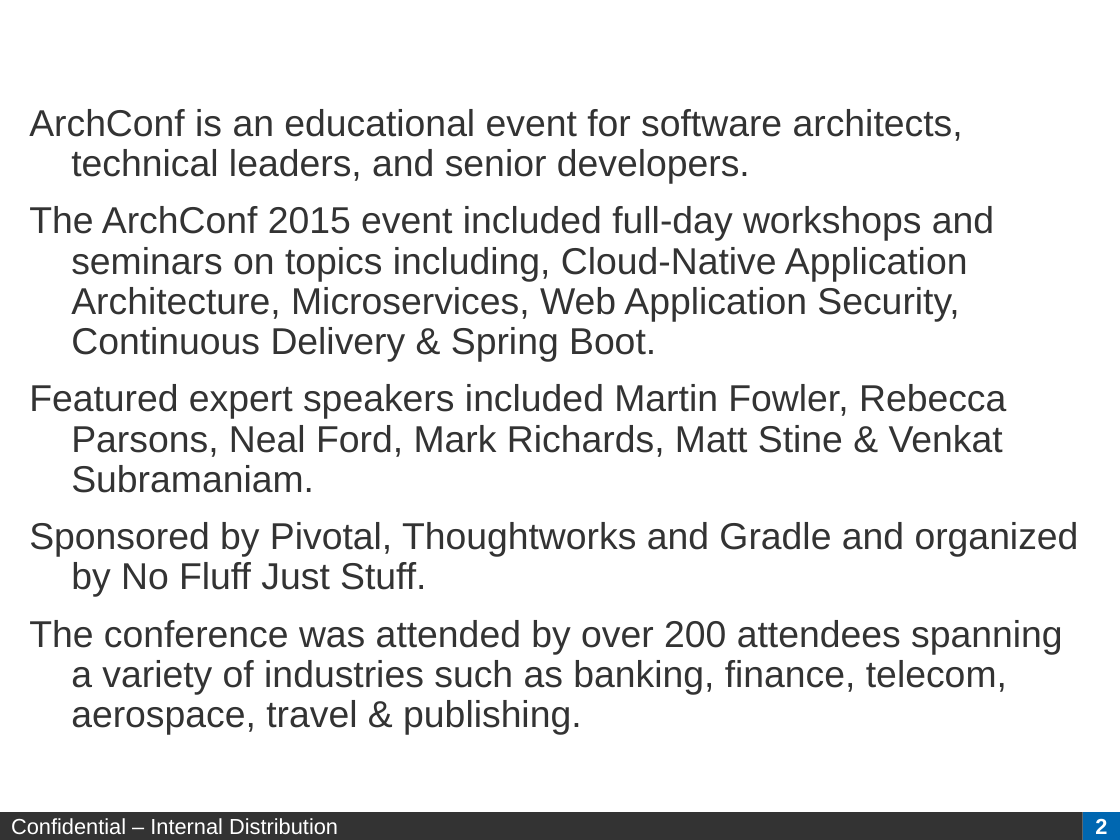
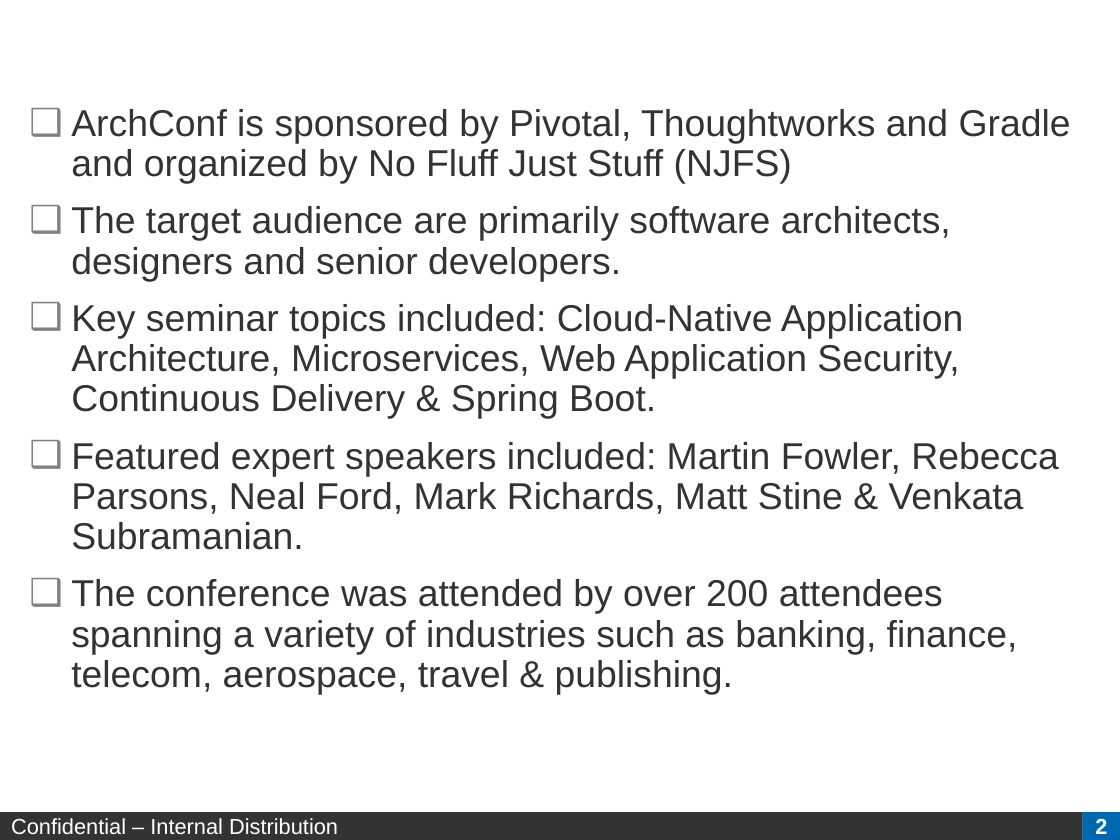
Before and after one commit to arpithparikh/ArchConf2015Collaboration, a slide deck: slide 2 of ArchConf2015-takeaways-v3.pptx. Drawn at 1120x840 pixels with LibreOffice and Linux fonts; fonts in the diff are those of the drawing; background and template pictures are left out. Boxes give left, top, right and bottom in pixels: in the first picture for what was removed or moved away, otherwise in the second. Text is boxed around its words. In the diff, an @@ line names an element or a change of style, - is before the commit and + after.

```diff
--- a/ArchConf2015-takeaways-v3.pptx
+++ b/ArchConf2015-takeaways-v3.pptx
@@ text at <box>71,109,1071,550</box>: text changed @@
-ArchConf is an educational event for software architects, technical leaders, and senior developers.
-The ArchConf 2015 event included full-day workshops and seminars on topics including, Cloud-Native Application Architecture, Microservices, Web Application Security, Continuous Delivery & Spring Boot.
-Featured expert speakers included Martin Fowler, Rebecca Parsons, Neal Ford, Mark Richards, Matt Stine & Venkat Subramaniam.
-Sponsored by Pivotal, Thoughtworks and Gradle and organized by No Fluff Just Stuff.
+❑ ArchConf is sponsored by Pivotal, Thoughtworks and Gradle and organized by No Fluff Just Stuff (NJFS)
+❑ The target audience are primarily software architects, designers and senior developers.
+❑ Key seminar topics included: Cloud-Native Application Architecture, Microservices, Web Application Security, Continuous Delivery & Spring Boot.
+❑ Featured expert speakers included: Martin Fowler, Rebecca Parsons, Neal Ford, Mark Richards, Matt Stine & Venkata Subramanian.
@@ text at <box>71,579,1018,695</box>: bullet none to ❑ @@
```
Also in this commit, not shown: 7 other slides changed, 1 slide added, 1 slide removed.
